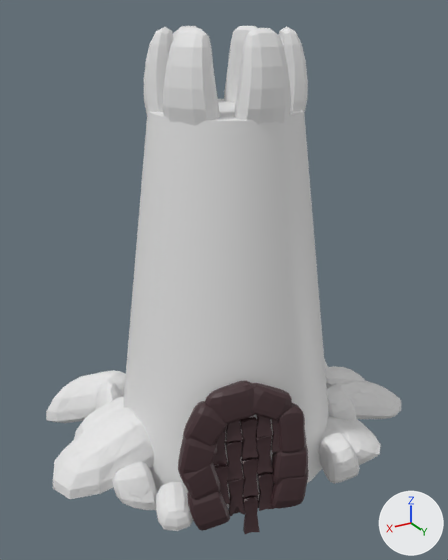
The FBX model Assets/3D assets/Environment/torre.fbx, before and after one commit.
Rendered twice from a camera (50 mm lens) standing at (1.426, 1.2, 0.643) and looking at (1.149, 0.737, 0.412). Every picture has the same lights, and +X, +Y and +Z are marked at lower right. Where no turn or scale is listed for an object, it has been applied to the vertices.

The scene before the commit, as lines of its bpy script (objects in view):
```python
ob_cube_004 = bpy.data.objects.new('Cube.004', me_cube_013)
ob_cube_004.location = (1.15, 0.7425, 0.242)
ob_cylinder_002 = bpy.data.objects.new('Cylinder.002', me_cylinder_003)
ob_cylinder_002.location = (1.15, 0.7425, 0.242)
ob_porta = bpy.data.objects.new('Porta', me_cube_017)
ob_porta.location = (1.15, 0.7425, 0.242)
ob_rocce = bpy.data.objects.new('Rocce', me_cube_016)
ob_rocce.location = (1.15, 0.7425, 0.242)
ob_sopratorre = bpy.data.objects.new('SopraTorre', me_cube_015)
ob_sopratorre.location = (1.15, 0.7425, 0.242)
```
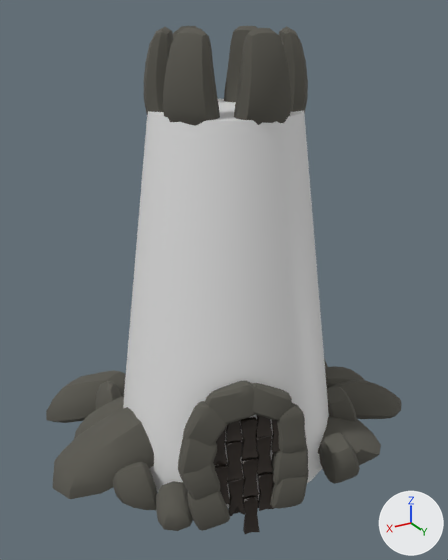
Where the newer file only moved an object's origin or applied its transform, the numbers keep the older frame.

What changed in the scene script:
```text
Change mat_material_004:
    mat_material_004.base_color: (0.0558, 0.0259, 0.0301) -> (0.0234, 0.0163, 0.0119)  # brown #432d30 -> black #2a221c
Add mat_material_005:
    mat_material_005 = principled_material('Material.005')
    mat_material_005.base_color = (0.102, 0.0982, 0.0811)  # dark grey #5a5850
    mat_material_005.roughness = 1.0
Change me_cube_016:
    where me_cube_016.from_pydata(...)  # 1206 vertices, 1176 faces; spans x -0.188..0.181, y -0.156..0.13, z -0.019..0.061
    remove me_cube_016.materials.append(mat_rock)
    add me_cube_016.materials.append(mat_material_005)  # dark grey #5a5850
Change me_cube_017:
    where me_cube_017.from_pydata(...)  # 874 vertices, 856 faces; spans x -0.0107..0.0986, y 0.0768..0.1326, z -0.0028..0.124
    remove me_cube_017.materials.append(mat_material_004)  # brown #432d30
    add me_cube_017.materials.append(mat_material_005)  # dark grey #5a5850
Change me_cube_015:
    where me_cube_015.from_pydata(...)  # 540 vertices, 528 faces; spans x -0.0651..0.064, y -0.0673..0.0671, z 0.3136..0.3916
    remove me_cube_015.materials.append(mat_stone_bricks)  # white #e7e7e7
    add me_cube_015.materials.append(mat_material_005)  # dark grey #5a5850
```

What differs and where, as boxes [x1, y1, x2, y2] in the pictures (448 x 560 px):
'Rocce', recoloured (white to grey): [46, 359, 402, 531] in both
'SopraTorre', recoloured: [144, 25, 308, 126] in both
'Porta', recoloured (black to grey): [178, 380, 308, 531] in both
'Cube.004', recoloured: [213, 414, 288, 534] in both
